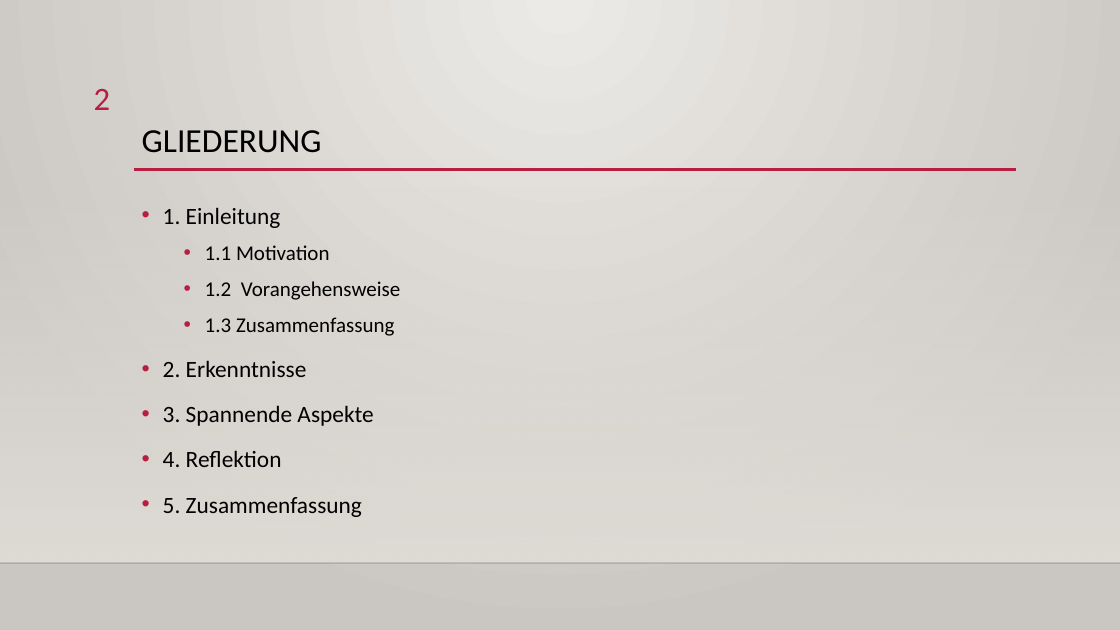
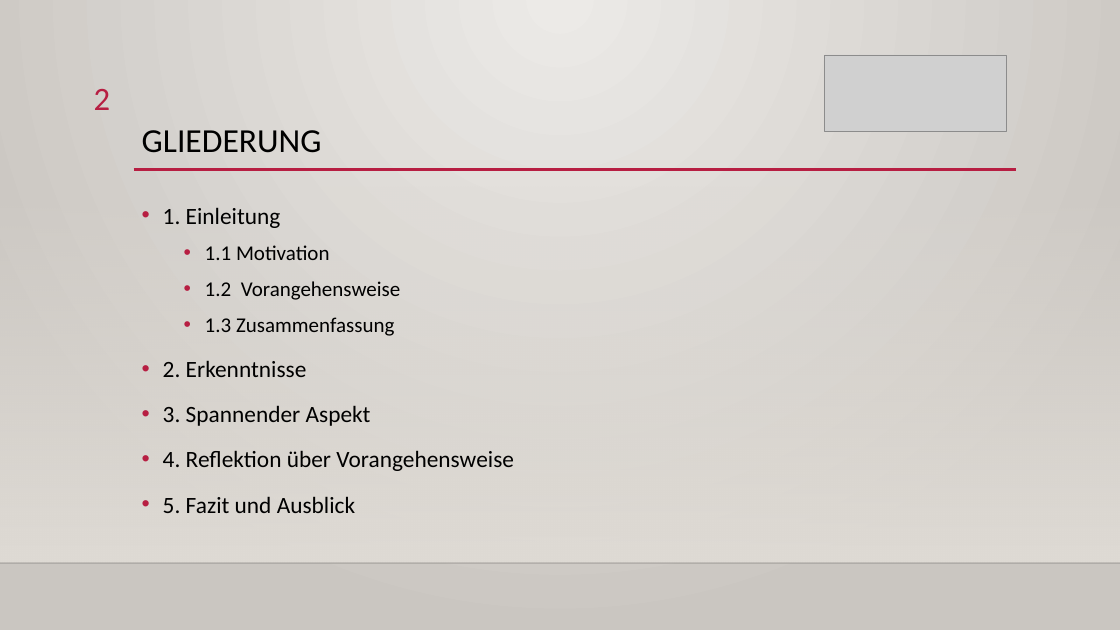
Before and after one commit to ErtugrulSener/Bachelorthesis, a slide deck: slide 2 of Colloquium/Kolloquium.pptx. Drawn at 1120x630 pixels with LibreOffice and Linux fonts; fonts in the diff are those of the drawing; grey boxes stand for pictures; background and template pictures are left out. Boxes give left, top, right and bottom in pixels: in the first picture for what was removed or moved away, otherwise in the second. Text is boxed around its words. In the diff, an @@ line names an element or a change of style, - is before the commit and + after.

```diff
--- a/Colloquium/Kolloquium.pptx
+++ b/Colloquium/Kolloquium.pptx
@@ picture added at [825,55,1007,131] @@
@@ text at [163,405,514,513]: text changed @@
-• 3. Spannende Aspekte
-• 4. Reflektion
-• 5. Zusammenfassung
+• 3. Spannender Aspekt
+• 4. Reflektion über Vorangehensweise
+• 5. Fazit und Ausblick
```
Also in this commit, not shown: 9 other slides changed, 2 slides added, 1 slide removed.
